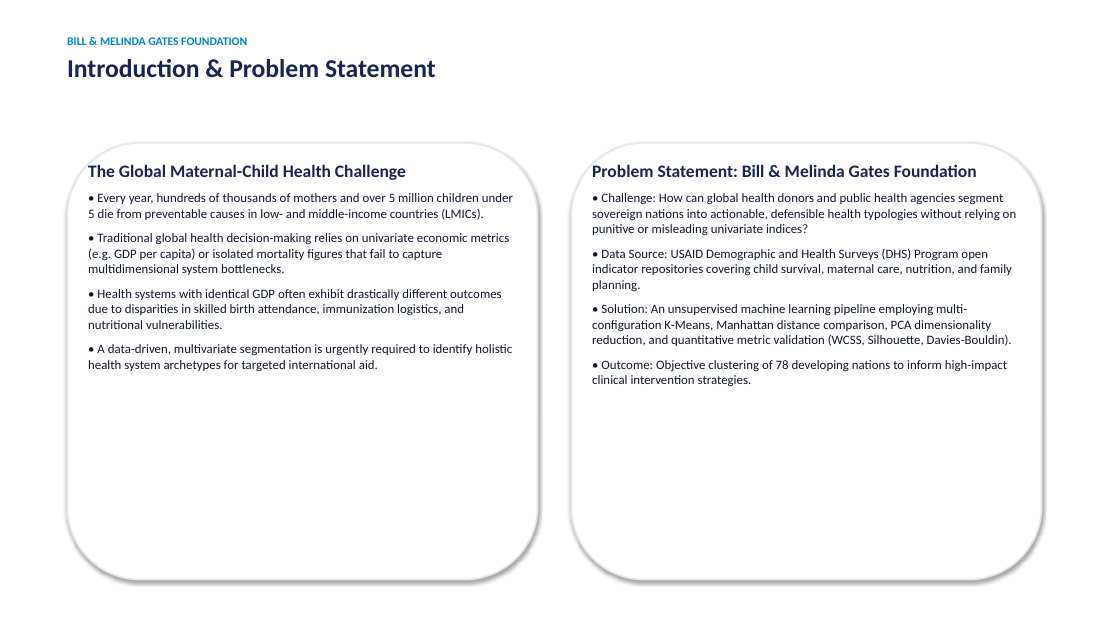
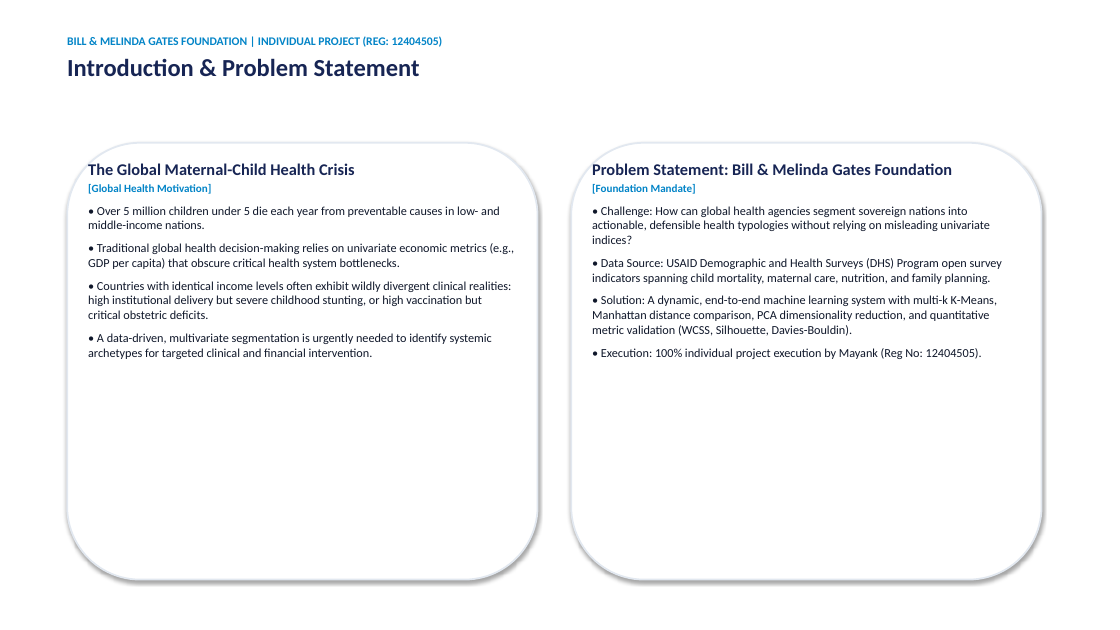
Before and after one commit to Mayank0053/Country-Maternal-Child-Health-Profile-Segmentation-Dashboard--, a slide deck: slide 2 of Country_MCH_Segmentation_Presentation.pptx. Drawn at 1120x630 pixels with LibreOffice and Linux fonts; fonts in the diff are those of the drawing. Boxes give left, top, right and bottom in pixels: in the first picture for what was removed or moved away, otherwise in the second. Text is boxed around its words. In the diff, an @@ line names an element or a change of style, - is before the commit and + after.

Commit message:
feat: upgrade to dynamic non-static FastAPI backend, light-themed dashboard, root preprocessed data files, and explicit individual project PPT/report

```diff
--- a/Country_MCH_Segmentation_Presentation.pptx
+++ b/Country_MCH_Segmentation_Presentation.pptx
@@ text at [67,36,443,47]: text changed @@
-BILL & MELINDA GATES FOUNDATION
+BILL & MELINDA GATES FOUNDATION | INDIVIDUAL PROJECT (REG: 12404505)
@@ text at [67,58,420,76]: size 22 to 21 pt in "Introduction & Problem Statement" @@
@@ text at [88,163,515,359]: text changed; size 11 to 10.5 pt @@
-The Global Maternal-Child Health Challenge
-• Every year, hundreds of thousands of mothers and over 5 million children under 5 die from preventable causes in low- and middle-income countries (LMICs).
-• Traditional global health decision-making relies on univariate economic metrics (e.g. GDP per capita) or isolated mortality figures that fail to capture multidimensional system bottlenecks.
-• Health systems with identical GDP often exhibit drastically different outcomes due to disparities in skilled birth attendance, immunization logistics, and nutritional vulnerabilities.
-• A data-driven, multivariate segmentation is urgently required to identify holistic health system archetypes for targeted international aid.
+The Global Maternal-Child Health Crisis
+[Global Health Motivation]
+• Over 5 million children under 5 die each year from preventable causes in low- and middle-income nations.
+• Traditional global health decision-making relies on univariate economic metrics (e.g., GDP per capita) that obscure critical health system bottlenecks.
+• Countries with identical income levels often exhibit wildly divergent clinical realities: high institutional delivery but severe childhood stunting, or high vaccination but critical obstetric deficits.
+• A data-driven, multivariate segmentation is urgently needed to identify systemic archetypes for targeted clinical and financial intervention.
@@ text at [592,163,953,175]: size 15 to 14 pt in "Problem Statement: Bill & Melinda Gates Foundation" @@
@@ text at [592,184,1002,359]: text changed; size 11 to 10.5 pt @@
-• Challenge: How can global health donors and public health agencies segment sovereign nations into actionable, defensible health typologies without relying on punitive or misleading univariate indices?
-• Data Source: USAID Demographic and Health Surveys (DHS) Program open indicator repositories covering child survival, maternal care, nutrition, and family planning.
-• Solution: An unsupervised machine learning pipeline employing multi-configuration K-Means, Manhattan distance comparison, PCA dimensionality reduction, and quantitative metric validation (WCSS, Silhouette, Davies-Bouldin).
-• Outcome: Objective clustering of 78 developing nations to inform high-impact clinical intervention strategies.
+[Foundation Mandate]
+• Challenge: How can global health agencies segment sovereign nations into actionable, defensible health typologies without relying on misleading univariate indices?
+• Data Source: USAID Demographic and Health Surveys (DHS) Program open survey indicators spanning child mortality, maternal care, nutrition, and family planning.
+• Solution: A dynamic, end-to-end machine learning system with multi-k K-Means, Manhattan distance comparison, PCA dimensionality reduction, and quantitative metric validation (WCSS, Silhouette, Davies-Bouldin).
+• Execution: 100% individual project execution by Mayank (Reg No: 12404505).
```
Also in this commit, not shown: 12 other slides changed, 1 slide added, 2 slides removed, 20 other files.
